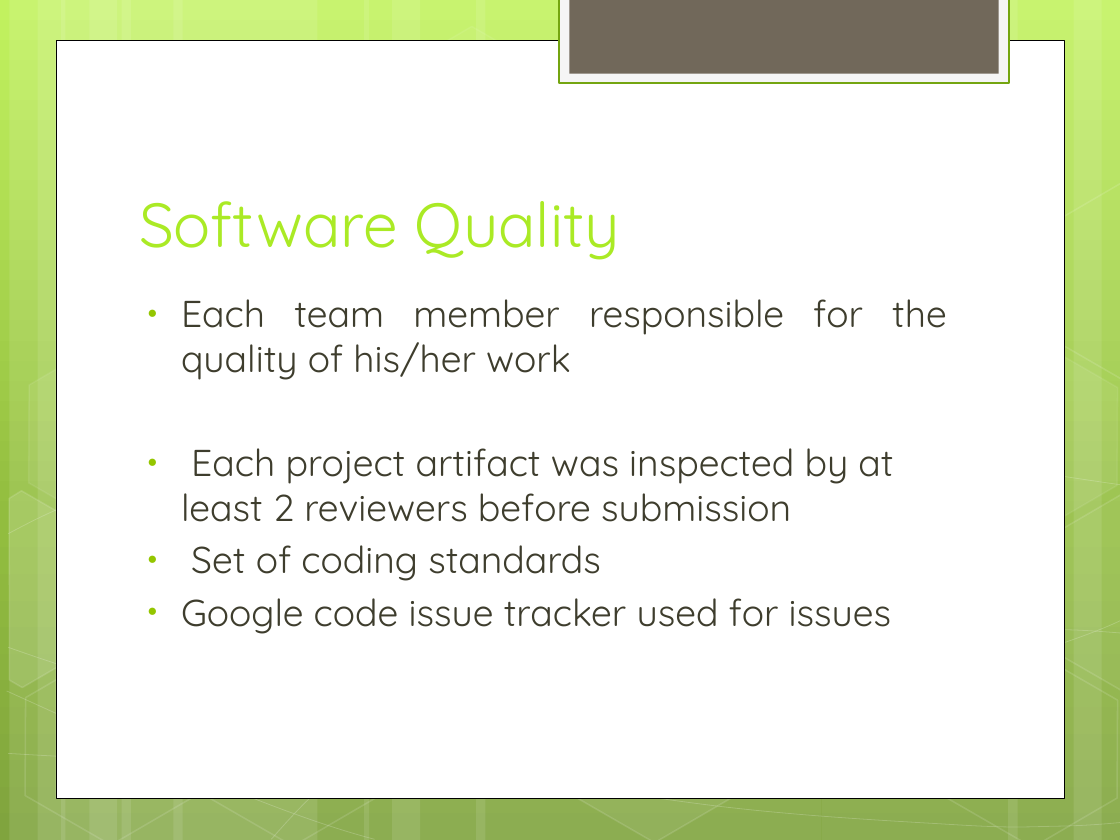
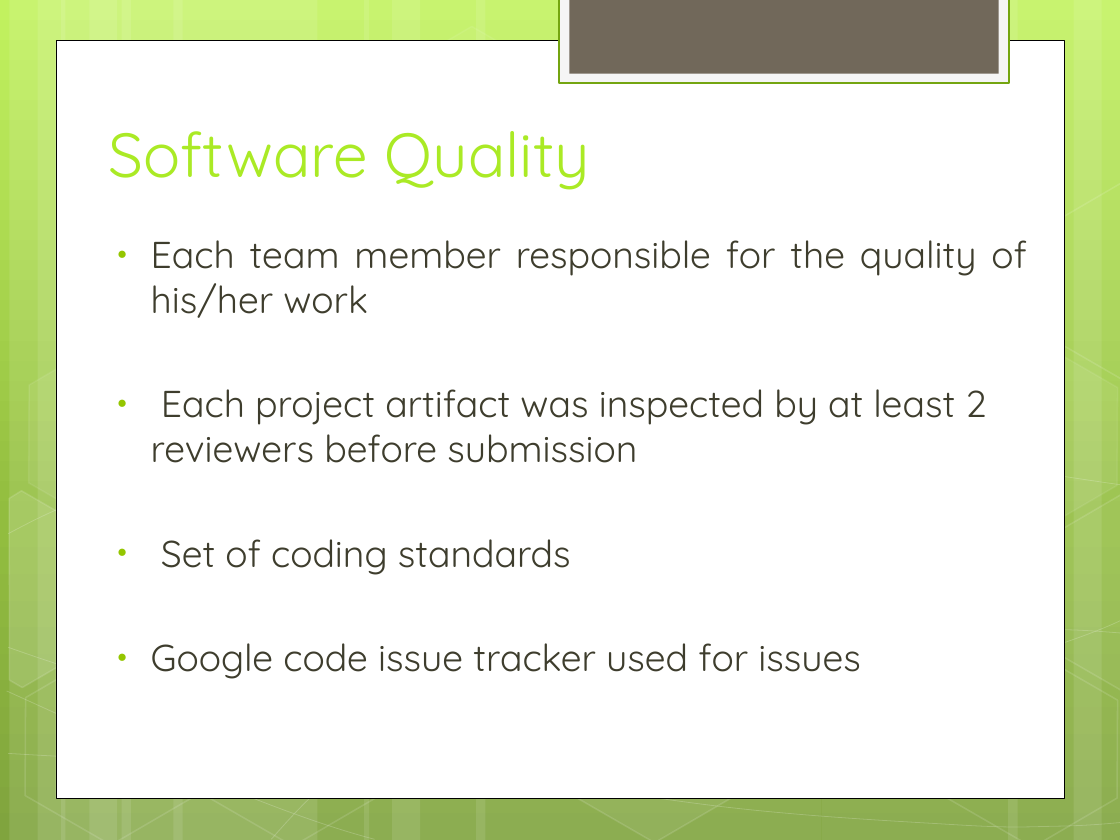
Before and after one commit to hiyenwong/cs679-b1-class-project, a slide deck: slide 18 of deliverables/final/Final Presentation.pptx. Drawn at 1120x840 pixels with LibreOffice and Linux fonts; fonts in the diff are those of the drawing. Boxes give left, top, right and bottom in pixels: in the first picture for what was removed or moved away, otherwise in the second. Text is boxed around its words. In the diff, an @@ line names an element or a change of style, - is before the commit and + after.

```diff
--- a/deliverables/final/Final Presentation.pptx
+++ b/deliverables/final/Final Presentation.pptx
@@ title "Software Quality": place and size @@
-title "Software Quality" at (139, 201, 620, 260)
+title "Software Quality" at (109, 131, 590, 190)
@@ text "Each team member responsible for ..." rewrapped from (181, 299, 947, 634) to (151, 240, 1026, 679) @@
```
Also in this commit, not shown: 3 other slides changed, 1 slide added, 1 slide removed.
